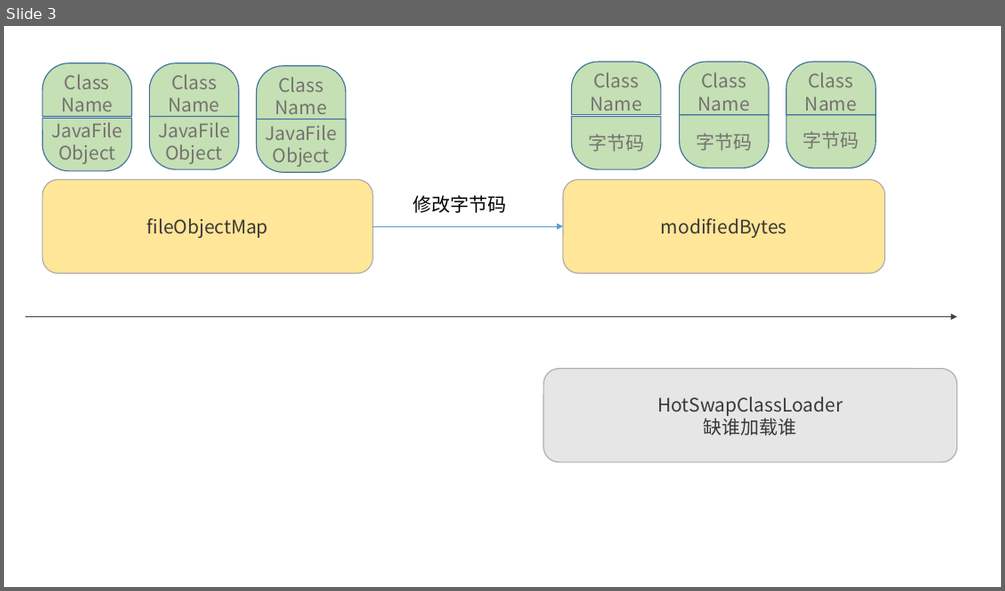
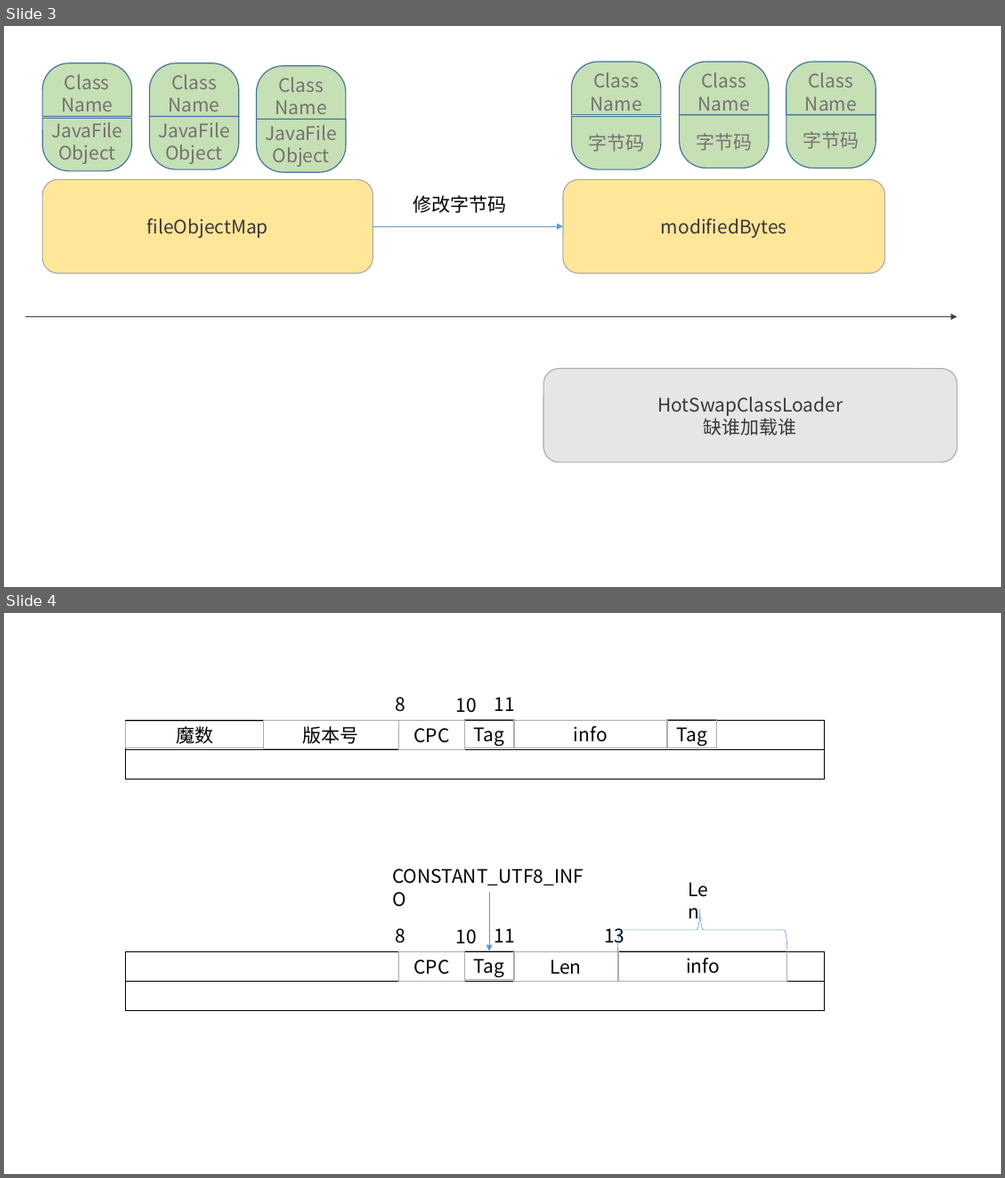
Before and after one commit to Gepeng18/OnlineExecutor, a slide deck: doc/编译运行全过程.pptx. Shown one above the other, each under a label of ours: slide 3 before the commit, slides 3 and 4 after it. The pictures are 1005x591 and 1005x1178 pixels, drawn with LibreOffice and Linux fonts; fonts in the diff are those of the drawing. Boxes give left, top, right and bottom in pixels: in the first picture for what was removed or moved away, otherwise in the second. Text is boxed around its words. In the diff, an @@ line names an element or a change of style, - is before the commit and + after.

```diff
--- a/doc/编译运行全过程.pptx
+++ b/doc/编译运行全过程.pptx
@@ slide 4 added at (4, 613, 1001, 1174), background #FFFFFF @@
@@ text added at (396, 697, 406, 712), 18 pt, text #000000 @@
+8
@@ text added at (456, 698, 477, 713), 18 pt, text #000000 @@
+10
@@ text added at (494, 697, 515, 711), 18 pt, text #000000 @@
+11
@@ rectangle added at (126, 720, 825, 750), fill #FFFFFF, outline #000000 1 pt @@
@@ rectangle added at (126, 721, 264, 747), outline #AFABAB 1 pt, 18 pt, text #000000 @@
+魔数
@@ rectangle added at (264, 721, 399, 749), outline #AFABAB 1 pt, 18 pt, text #000000 @@
+版本号
@@ rectangle added at (399, 720, 465, 750), outline #AFABAB 1 pt, 18 pt, text #000000 @@
+CPC
@@ rectangle added at (465, 720, 515, 748), outline #AFABAB 1 pt, 18 pt, text #000000 @@
+Tag
@@ rectangle added at (513, 721, 667, 748), outline #AFABAB 1 pt, 18 pt, text #000000 @@
+info
@@ rectangle added at (666, 720, 717, 748), outline #AFABAB 1 pt, 18 pt, text #000000 @@
+Tag
@@ rectangle added at (126, 750, 825, 779), fill #FFFFFF, outline #000000 1 pt @@
@@ text added at (392, 868, 583, 885), 18 pt, text #000000 @@
+CONSTANT_UTF8_INFO
@@ text added at (680, 874, 725, 904), 18 pt, text #000000 @@
+Len
@@ arrow added from (489, 892) to (489, 951), #5B9BD5 0.5 pt @@
@@ text added at (396, 928, 406, 943), 18 pt, text #000000 @@
+8
@@ text added at (456, 929, 477, 944), 18 pt, text #000000 @@
+10
@@ text added at (494, 928, 515, 942), 18 pt, text #000000 @@
+11
@@ text added at (604, 928, 624, 947), 18 pt, text #000000 @@
+13
@@ left brace added at (618, 908, 788, 951), outline #5B9BD5 0.5 pt @@
@@ rectangle added at (126, 952, 825, 981), fill #FFFFFF, outline #000000 1 pt @@
@@ rectangle added at (399, 952, 465, 981), outline #AFABAB 1 pt, 18 pt, text #000000 @@
+CPC
@@ rectangle added at (465, 951, 515, 980), outline #AFABAB 1 pt, 18 pt, text #000000 @@
+Tag
@@ rectangle added at (513, 952, 618, 981), outline #AFABAB 1 pt, 18 pt, text #000000 @@
+Len
@@ rectangle added at (619, 951, 787, 981), outline #AFABAB 1 pt, 18 pt, text #000000 @@
+info
@@ rectangle added at (126, 981, 825, 1011), fill #FFFFFF, outline #000000 1 pt @@
```
Also in this commit, not shown: 1 slide changed, 13 other files.
